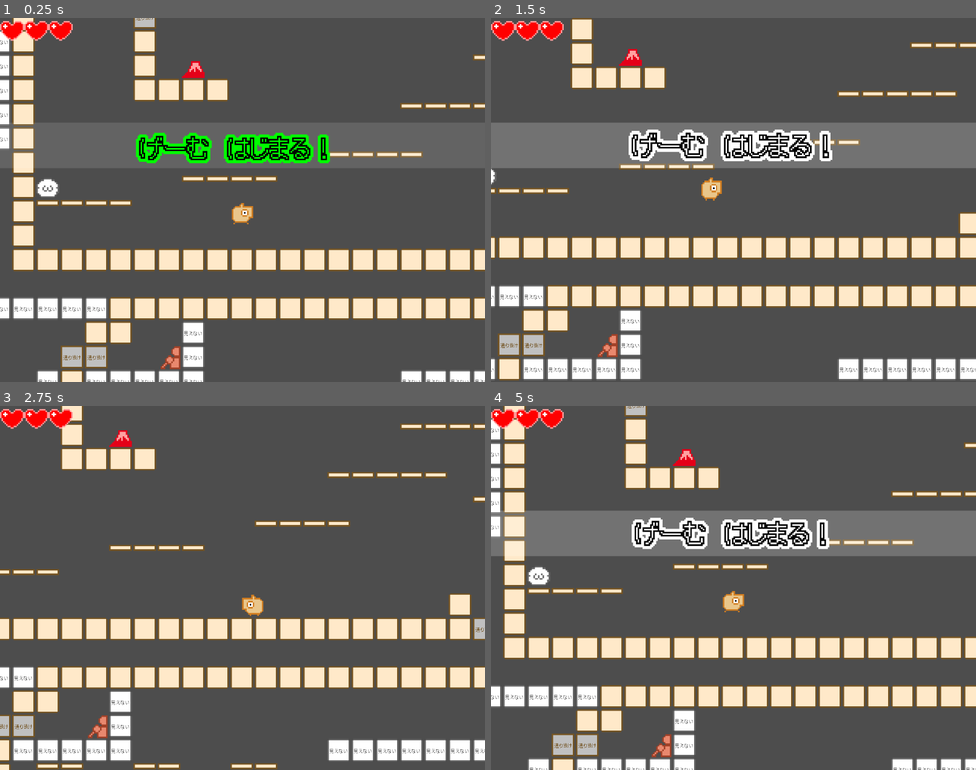
Above: before the commit, frames 1-4 (two rows, left to right).
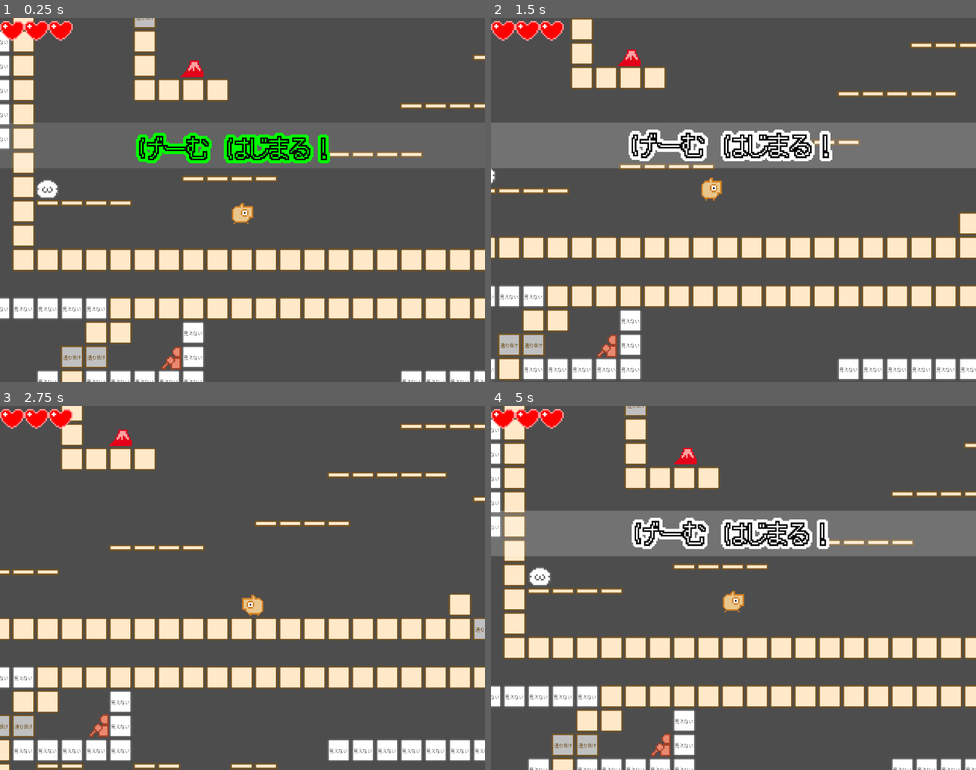
Above: after the commit, the same moments.

Repository: syun77/gd_ino
Game: Godot game, scene res://Main.tscn
Same seed, same stepped clock (60 frames per second), same inputs: the game is played once before the commit and once after it.
Inputs (mouse positions are in pixels of both pictures, inside the frame that each line leads up to):
- Up to frame 1 (0.25 s): no input
- Up to frame 2 (1.5 s): move the mouse to (840, 181) at 0.52 s; hold Space (action) 0.53-1.28 s; hold Right (ui_right) from 0.53 s (still down); move the mouse to (636, 218) at 1.27 s; tap Space (action) at 1.35 s
- Up to frame 3 (2.75 s): move the mouse to (291, 507) at 2.02 s; release Right (ui_right) at 2.03 s; hold Left (ui_left) from 2.03 s (still down); hold Space (action) from 2.03 s (still down)
- Up to frame 4 (5 s): move the mouse to (709, 660) at 2.77 s; release Left (ui_left) at 2.78 s; release Space (action) at 2.78 s; hold Right (ui_right) 2.78-4.28 s; tap Space (action) at 2.85, 4.35 s; move the mouse to (879, 642) at 3.52 s; hold Space (action) 3.53-4.28 s; tap R (reset) at 4.15 s; move the mouse to (588, 533) at 4.27 s; hold Left (ui_left) from 4.28 s (still down)

The runs differ from the first frame. In frame 1, 0.2% of the frame differs, in the area x 7-43%, y 11-97%; in frame 2, 0.1%; in frame 3, 0.2%; in frame 4, 0.3%.

Commit message:
アイテムを実装中

Diff:
--- a/gd_ino/Main.gd
+++ b/gd_ino/Main.gd
@@ -5,6 +5,10 @@
 # ---------------------------------
 # const.
 # ---------------------------------
+# タイルマップのサイズを変更したらここを修正する必要がある.
+const MAP_WIDTH = 108
+const MAP_HEIGHT = 52
+
 const TIMER_READY = 50.0 / 60.0
 const TIMER_GAMEOVER = 0.5
 
@@ -13,6 +17,11 @@
 	MAIN, # メインゲーム.
 	GAMEOVER, # げーむ　おわた。
 }
+
+# ---------------------------------
+# preload.
+# ---------------------------------
+const ITEM_OBJ = preload("res://src/item/Item.tscn")
 
 # ---------------------------------
 # onready.
@@ -46,12 +55,33 @@
 	}
 	Common.setup(self, layers, _player, _camera)
 	# タイルマップを設定.
-	Map.setup(_map)
+	Map.setup(_map, MAP_WIDTH, MAP_HEIGHT)
 	# カメラをワープ.
 	_update_camera(true)
 
+	# アイテムを生成.
+	_create_items()
+
 	# 開始キャプションを表示.
 	_ui_caption.start(UICaption.eType.START)
+
+## アイテムオブジェクトを生成.
+func _create_items() -> void:
+	for j in range(Map.height):
+		for i in range(Map.width):
+			var pos = Vector2i(i, j)
+			var id = Map.get_item(pos)
+			if id == Map.eItem.NONE:
+				continue # 生成不要.
+
+			# アイテム生成.
+			var obj = ITEM_OBJ.instantiate()
+			obj.position = Map.grid_to_world(pos, true)
+			_item_layer.add_child(obj)
+			obj.setup(id)
+
+			# タイルから消しておく.
+			Map.erase_cell(pos, Map.eTileLayer.GROUND)
 
 ## 更新.
 func _physics_process(delta: float) -> void:
--- a/gd_ino/Main.tscn
+++ b/gd_ino/Main.tscn
@@ -14,6 +14,7 @@
 tile_set = ExtResource("1_7akfr")
 format = 2
 layer_0/tile_data = PackedInt32Array(1, 4, 0, 2, 4, 0, 3, 4, 0, 4, 4, 0, 65537, 4, 0, 131073, 4, 0, 65540, 4, 0, 131076 …(29761 unchanged characters)…
+metadata/_edit_lock_ = true
 
 [node name="Player" parent="." instance=ExtResource("2_rjip2")]
 position = Vector2(992, 1088)
--- a/gd_ino/assets/tiles/tile_set.tres
+++ b/gd_ino/assets/tiles/tile_set.tres
@@ -109,133 +109,133 @@
 1:4/0/physics_layer_0/angular_velocity = 0.0
 1:4/0/physics_layer_1/linear_velocity = Vector2(0, 0)
 1:4/0/physics_layer_1/angular_velocity = 0.0
-1:4/0/custom_data_0 = 10
+1:4/0/custom_data_0 = 2
 2:4/0 = 0
 2:4/0/physics_layer_0/linear_velocity = Vector2(0, 0)
 2:4/0/physics_layer_0/angular_velocity = 0.0
 2:4/0/physics_layer_1/linear_velocity = Vector2(0, 0)
 2:4/0/physics_layer_1/angular_velocity = 0.0
-2:4/0/custom_data_0 = 11
+2:4/0/custom_data_0 = 3
 3:4/0 = 0
 3:4/0/physics_layer_0/linear_velocity = Vector2(0, 0)
 3:4/0/physics_layer_0/angular_velocity = 0.0
 3:4/0/physics_layer_1/linear_velocity = Vector2(0, 0)
 3:4/0/physics_layer_1/angular_velocity = 0.0
-3:4/0/custom_data_0 = 12
+3:4/0/custom_data_0 = 4
 4:4/0 = 0
 4:4/0/physics_layer_0/linear_velocity = Vector2(0, 0)
 4:4/0/physics_layer_0/angular_velocity = 0.0
 4:4/0/physics_layer_1/linear_velocity = Vector2(0, 0)
 4:4/0/physics_layer_1/angular_velocity = 0.0
-4:4/0/custom_data_0 = 13
+4:4/0/custom_data_0 = 5
 5:4/0 = 0
 5:4/0/physics_layer_0/linear_velocity = Vector2(0, 0)
 5:4/0/physics_layer_0/angular_velocity = 0.0
 5:4/0/physics_layer_1/linear_velocity = Vector2(0, 0)
 5:4/0/physics_layer_1/angular_velocity = 0.0
-5:4/0/custom_data_0 = 14
+5:4/0/custom_data_0 = 6
 6:4/0 = 0
 6:4/0/physics_layer_0/linear_velocity = Vector2(0, 0)
 6:4/0/physics_layer_0/angular_velocity = 0.0
 6:4/0/physics_layer_1/linear_velocity = Vector2(0, 0)
 6:4/0/physics_layer_1/angular_velocity = 0.0
-6:4/0/custom_data_0 = 15
+6:4/0/custom_data_0 = 7
 7:4/0 = 0
 7:4/0/physics_layer_0/linear_velocity = Vector2(0, 0)
 7:4/0/physics_layer_0/angular_velocity = 0.0
 7:4/0/physics_layer_1/linear_velocity = Vector2(0, 0)
 7:4/0/physics_layer_1/angular_velocity = 0.0
-7:4/0/custom_data_0 = 16
+7:4/0/custom_data_0 = 8
 8:4/0 = 0
 8:4/0/physics_layer_0/linear_velocity = Vector2(0, 0)
 8:4/0/physics_layer_0/angular_velocity = 0.0
 8:4/0/physics_layer_1/linear_velocity = Vector2(0, 0)
 8:4/0/physics_layer_1/angular_velocity = 0.0
-8:4/0/custom_data_0 = 17
+8:4/0/custom_data_0 = 9
 9:4/0 = 0
 9:4/0/physics_layer_0/linear_velocity = Vector2(0, 0)
 9:4/0/physics_layer_0/angular_velocity = 0.0
 9:4/0/physics_layer_1/linear_velocity = Vector2(0, 0)
 9:4/0/physics_layer_1/angular_velocity = 0.0
-9:4/0/custom_data_0 = 18
+9:4/0/custom_data_0 = 10
 10:4/0 = 0
 10:4/0/physics_layer_0/linear_velocity = Vector2(0, 0)
 10:4/0/physics_layer_0/angular_velocity = 0.0
 10:4/0/physics_layer_1/linear_velocity = Vector2(0, 0)
 10:4/0/physics_layer_1/angular_velocity = 0.0
-10:4/0/custom_data_0 = 19
+10:4/0/custom_data_0 = 11
 11:4/0 = 0
 11:4/0/physics_layer_0/linear_velocity = Vector2(0, 0)
 11:4/0/physics_layer_0/angular_velocity = 0.0
 11:4/0/physics_layer_1/linear_velocity = Vector2(0, 0)
 11:4/0/physics_layer_1/angular_velocity = 0.0
-11:4/0/custom_data_0 = 20
+11:4/0/custom_data_0 = 12
 12:4/0 = 0
 12:4/0/physics_layer_0/linear_velocity = Vector2(0, 0)
 12:4/0/physics_layer_0/angular_velocity = 0.0
 12:4/0/physics_layer_1/linear_velocity = Vector2(0, 0)
 12:4/0/physics_layer_1/angular_velocity = 0.0
-12:4/0/custom_data_0 = 21
+12:4/0/custom_data_0 = 13
 13:4/0 = 0
 13:4/0/physics_layer_0/linear_velocity = Vector2(0, 0)
 13:4/0/physics_layer_0/angular_velocity = 0.0
 13:4/0/physics_layer_1/linear_velocity = Vector2(0, 0)
 13:4/0/physics_layer_1/angular_velocity = 0.0
-13:4/0/custom_data_0 = 22
+13:4/0/custom_data_0 = 14
 14:4/0 = 0
 14:4/0/physics_layer_0/linear_velocity = Vector2(0, 0)
 14:4/0/physics_layer_0/angular_velocity = 0.0
 14:4/0/physics_layer_1/linear_velocity = Vector2(0, 0)
 14:4/0/physics_layer_1/angular_velocity = 0.0
-14:4/0/custom_data_0 = 23
+14:4/0/custom_data_0 = 15
 15:4/0 = 0
 15:4/0/physics_layer_0/linear_velocity = Vector2(0, 0)
 15:4/0/physics_layer_0/angular_velocity = 0.0
 15:4/0/physics_layer_1/linear_velocity = Vector2(0, 0)
 15:4/0/physics_layer_1/angular_velocity = 0.0
-15:4/0/custom_data_0 = 24
+15:4/0/custom_data_0 = 16
 0:5/0 = 0
 0:5/0/physics_layer_0/linear_velocity = Vector2(0, 0)
 0:5/0/physics_layer_0/angular_velocity = 0.0
 0:5/0/physics_layer_1/linear_velocity = Vector2(0, 0)
 0:5/0/physics_layer_1/angular_velocity = 0.0
-0:5/0/custom_data_0 = 25
+0:5/0/custom_data_0 = 17
 1:5/0 = 0
 1:5/0/physics_layer_0/linear_velocity = Vector2(0, 0)
 1:5/0/physics_layer_0/angular_velocity = 0.0
 1:5/0/physics_layer_1/linear_velocity = Vector2(0, 0)
 1:5/0/physics_layer_1/angular_velocity = 0.0
-1:5/0/custom_data_0 = 26
+1:5/0/custom_data_0 = 18
 2:5/0 = 0
 2:5/0/physics_layer_0/linear_velocity = Vector2(0, 0)
 2:5/0/physics_layer_0/angular_velocity = 0.0
 2:5/0/physics_layer_1/linear_velocity = Vector2(0, 0)
 2:5/0/physics_layer_1/angular_velocity = 0.0
-2:5/0/custom_data_0 = 27
+2:5/0/custom_data_0 = 19
 3:5/0 = 0
 3:5/0/physics_layer_0/linear_velocity = Vector2(0, 0)
 3:5/0/physics_layer_0/angular_velocity = 0.0
 3:5/0/physics_layer_1/linear_velocity = Vector2(0, 0)
 3:5/0/physics_layer_1/angular_velocity = 0.0
-3:5/0/custom_data_0 = 28
+3:5/0/custom_data_0 = 20
 4:5/0 = 0
 4:5/0/physics_layer_0/linear_velocity = Vector2(0, 0)
 4:5/0/physics_layer_0/angular_velocity = 0.0
 4:5/0/physics_layer_1/linear_velocity = Vector2(0, 0)
 4:5/0/physics_layer_1/angular_velocity = 0.0
-4:5/0/custom_data_0 = 2
+4:5/0/custom_data_0 = 21
 5:5/0 = 0
 5:5/0/physics_layer_0/linear_velocity = Vector2(0, 0)
 5:5/0/physics_layer_0/angular_velocity = 0.0
 5:5/0/physics_layer_1/linear_velocity = Vector2(0, 0)
 5:5/0/physics_layer_1/angular_velocity = 0.0
-5:5/0/custom_data_0 = 3
+5:5/0/custom_data_0 = 22
 6:5/0 = 0
 6:5/0/physics_layer_0/linear_velocity = Vector2(0, 0)
 6:5/0/physics_layer_0/angular_velocity = 0.0
 6:5/0/physics_layer_1/linear_velocity = Vector2(0, 0)
 6:5/0/physics_layer_1/angular_velocity = 0.0
-6:5/0/custom_data_0 = 4
+6:5/0/custom_data_0 = 23
 0:6/0 = 0
 0:6/0/physics_layer_0/linear_velocity = Vector2(0, 0)
 0:6/0/physics_layer_0/angular_velocity = 0.0
--- a/gd_ino/project.godot
+++ b/gd_ino/project.godot
@@ -51,6 +51,7 @@
 2d_physics/layer_1="Player"
 2d_physics/layer_2="Wall"
 2d_physics/layer_3="One Way"
+2d_physics/layer_4="Item"
 
 [rendering]
 
--- a/gd_ino/src/common/Map.gd
+++ b/gd_ino/src/common/Map.gd
@@ -25,57 +25,65 @@
 }
 
 ## アイテムID.
+## タイルのカスタムデータの "item" と連動している.
+## アイテム取得メッセージとも連動している.
 enum eItem {
 	NONE = 0, # 何もない.
 
 	## アップグレード・特殊アイテム系.
 	JUMP_UP = 1, # ジャンプ回数上昇.
-	LIFE = 2, # ライフ最大値上昇.
-	POWER_UP = 3, # 未使用.
-	KEY = 4, # 未使用.
 
 	## 収集アイテム系.
 	### 富士系.
-	FUJI = 10, # 富士山.
-	BUSHI = 11, # 武士.
-	APPLE = 12, # ふじリンゴ.
-	V = 13, # ブイ.
+	FUJI = 2, # 富士山.
+	BUSHI = 3, # 武士.
+	APPLE = 4, # ふじリンゴ.
+	V = 5, # ブイ.
 
 	### 鷹系.
-	TAKA = 14, # 鷹.
-	SHOULDER = 15, # 肩.
-	DAGGER = 16, # ダガー.
-	KATAKATA = 17, # かたかた.
+	TAKA = 6, # 鷹.
+	SHOULDER = 7, # 肩.
+	DAGGER = 8, # ダガー.
+	KATAKATA = 9, # かたかた.
 
 	### 茄子系.
-	NASU = 18, # 茄子.
-	BONUS = 19, # 棒と茄子.
-	NURSE = 20, # ナース.
-	NAZUNA = 21, # なずな.
+	NASU = 10, # 茄子.
+	BONUS = 11, # 棒と茄子.
+	NURSE = 12, # ナース.
+	NAZUNA = 13, # なずな.
 
 	### クソゲー系.
-	GAMEHELL = 22, # ゲームヘル2000.
-	GUNDAM = 23, # 実写版ガンダム.
-	POED = 24, # PO'ed (ポエド).
+	GAMEHELL = 14, # ゲームヘル2000.
+	GUNDAM = 15, # 実写版ガンダム.
+	POED = 16, # PO'ed (ポエド).
 
 	### その他.
-	MILESTONE = 25, # マイルストーン.
-	ONE_YEN = 26, # 1円札.
-	TRIANGLE = 27, # トライアングル・サービス.
-	OMEGA = 28, # おめがの勲章.
+	MILESTONE = 17, # マイルストーン.
+	ONE_YEN = 18, # 1円札.
+	TRIANGLE = 19, # トライアングル・サービス.
+	OMEGA = 20, # おめがの勲章.
+
+	### アイテム2.
+	LIFE = 21, # ライフ最大値上昇.
+	POWER_UP = 22, # 未使用.
+	KEY = 23, # 未使用.
 }
 
 # --------------------------------------------------
 # private var.
 # --------------------------------------------------
 var _tilemap:TileMap = null
+var _width:int = 0
+var _height:int = 0
 
 # --------------------------------------------------
-# public function.
+# public functions.
 # --------------------------------------------------
 ## タイルマップを設定.
-func setup(tilemap:TileMap) -> void:
+func setup(tilemap:TileMap, w:int, h:int) -> void:
 	_tilemap = tilemap
+	_width = w
+	_height = h
 
 ## タイルサイズを取得する.
 func get_tile_size() -> int:
@@ -132,11 +140,22 @@
 	# ワールドに戻すことでスナップされる.
 	return grid_to_world(pos, true)
 
+## 指定の位置にあるタイル消す.
+func erase_cell(pos:Vector2i, tile_layer:eTileLayer) -> void:
+	_tilemap.erase_cell(tile_layer, pos)
+
 ## 床の種別を取得する.
 func get_floor_type(world:Vector2) -> eType:
 	var ret = get_custom_data_from_world(world, "type")
 	if ret == null:
 		return eType.NONE
+	return ret
+
+## アイテムの種類を取得する.
+func get_item(pos:Vector2i) -> eItem:
+	var ret = get_custom_data(pos, "item")
+	if ret == null:
+		return eItem.NONE
 	return ret
 
 ## カスタムデータを取得する (ワールド座標指定).
@@ -154,3 +173,19 @@
 
 	# 存在しない.
 	return null
+
+# --------------------------------------------------
+# private functions.
+# --------------------------------------------------
+
+# --------------------------------------------------
+# properties.
+# --------------------------------------------------
+## 幅 (read only)
+var width:int = 0:
+	get:
+		return _width
+## 高さ (read only)
+var height:int = 0:
+	get:
+		return _height
--- /dev/null
+++ b/gd_ino/src/item/Item.gd
@@ -0,0 +1,35 @@
+extends Area2D
+# ===========================================
+# アイテム.
+# ===========================================
+# -------------------------------------------
+# const.
+# -------------------------------------------
+const SPR_FRAME_OFS = 64 # 64から開始.
+
+# -------------------------------------------
+# onready.
+# -------------------------------------------
+@onready var _spr = $Sprite2D
+
+# -------------------------------------------
+# var.
+# -------------------------------------------
+## アイテムID.
+var _id = Map.eType.NONE
+
+# -------------------------------------------
+# public functions.
+# -------------------------------------------
+## セットアップ.
+## add_child()した後に呼びます.
+func setup(id:Map.eType) -> void:
+	_id = id
+	_spr.frame = SPR_FRAME_OFS + _id - 1
+
+# -------------------------------------------
+# private functions.
+# -------------------------------------------
+func _physics_process(delta: float) -> void:
+	_spr.offset.x = randf_range(-4, 4)
+	_spr.offset.y = randf_range(-4, 4)
--- /dev/null
+++ b/gd_ino/src/item/Item.tscn
@@ -0,0 +1,20 @@
+[gd_scene load_steps=4 format=3 uid="uid://r6p4xf74geoy"]
+
+[ext_resource type="Texture2D" uid="uid://dgmqto4knayb8" path="res://assets/tiles/tile.png" id="1_7ik6r"]
+[ext_resource type="Script" path="res://src/item/Item.gd" id="1_8xslm"]
+
+[sub_resource type="CircleShape2D" id="CircleShape2D_v7vkf"]
+radius = 48.0
+
+[node name="Item" type="Area2D"]
+collision_layer = 8
+script = ExtResource("1_8xslm")
+
+[node name="Sprite2D" type="Sprite2D" parent="."]
+texture = ExtResource("1_7ik6r")
+hframes = 16
+vframes = 8
+frame = 64
+
+[node name="CollisionShape2D" type="CollisionShape2D" parent="."]
+shape = SubResource("CircleShape2D_v7vkf")
--- a/gd_ino/src/player/Player.tscn
+++ b/gd_ino/src/player/Player.tscn
@@ -10,7 +10,7 @@
 default_font_size = 32
 
 [node name="Player" type="CharacterBody2D"]
-collision_mask = 6
+collision_mask = 14
 script = ExtResource("1_nf7v2")
 
 [node name="Sprite" type="Sprite2D" parent="."]
